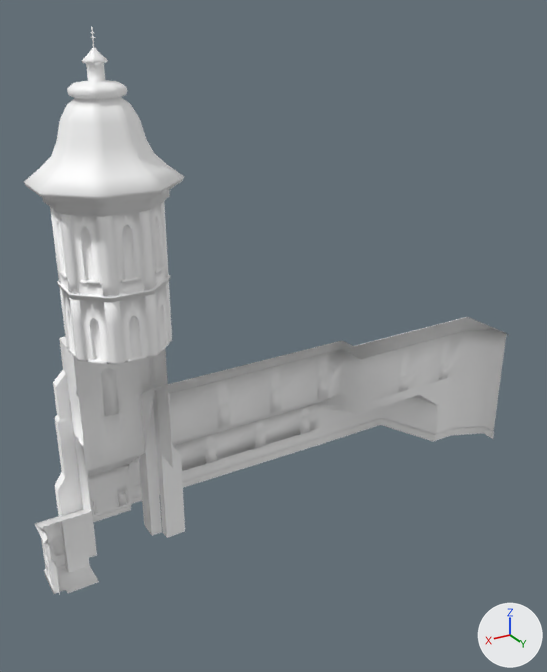
The glTF model MMChurch.glb, before and after one commit.
Before and after are seen from a 50 mm lens placed at (2.63, 10.95, 8.2), pointed at (-3.13, 1.35, 3.4). Every picture has the same lights, and +X, +Y and +Z are marked at lower right. The older version comes first. Where no turn or scale is listed for an object, it has been applied to the vertices. Vertices at exactly the same position are counted once.

In view in the first picture: 'Nave', 'Pillars', 'Tower' and 1 more.
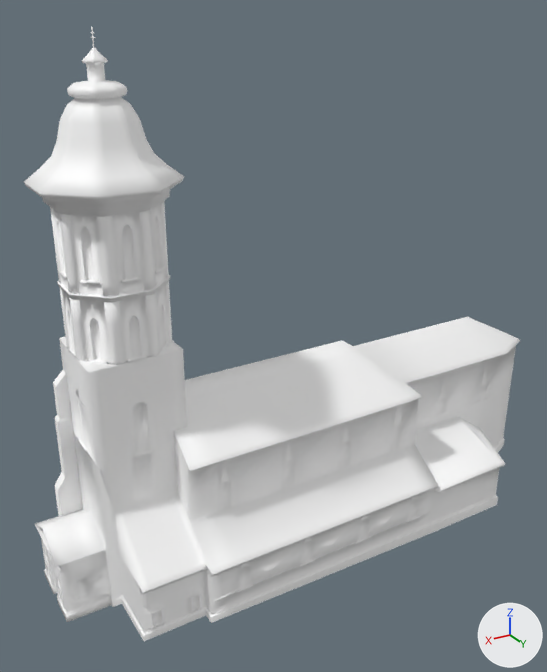
Pixel boxes (x1, y1, x2, y2) of what changed, in the pictures (547 x 672 px):
'Nave', reshaped (16% taller)
    before: (35, 317, 509, 595)
    after: (35, 317, 520, 641)
part 1 of me_plane, built on
    after: (42, 317, 520, 641)
'Pillars', unchanged, covered by the edit
    before: (53, 356, 185, 573)
    after: (53, 370, 83, 516)

The change, as a diff of the scene's bpy script:
```diff
--- a/MMChurch.glb.py
+++ b/MMChurch.glb.py
@@ me_plane @@
 # used by ob_nave; location = (0.75, 1.5, 0.0)
-me_plane.from_pydata(...)  # 2040 vertices, 3897 faces; spans x -9.21..0.12, y -1.73..0.0, z -0.06..3.92
+me_plane.from_pydata(...)  # 3959 vertices, 7788 faces; spans x -9.21..0.12, y -1.73..1.73, z -0.06..3.92
+# me_plane part 1: 1 vertex removed from x 0.05, y 0.0, z 0.68; 1920 vertices added at x -9.2..0.12, y 0.02..1.73, z -0.06..3.92
 me_plane.materials.append(mat_paintedwall)
```
